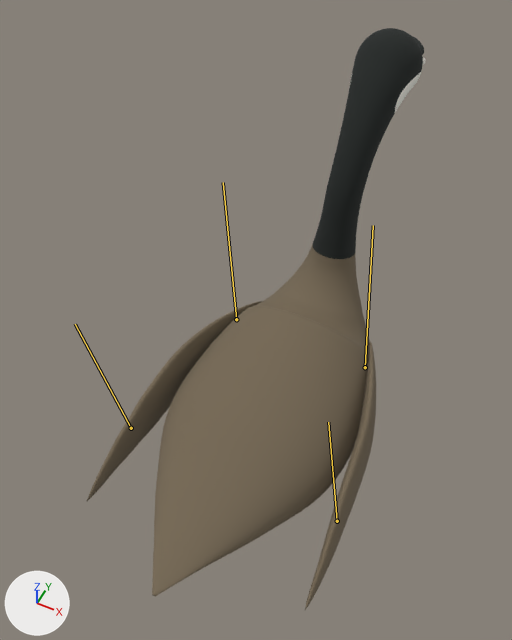
Two versions of the Blender file assets/characters/goose/goose-animated.blend, one commit apart.
Both versions are drawn from a 50 mm camera at (0.422, -1.043, 1.719) aimed at (-0.082, -0.035, 0.46). Lighting does not change. The marker at lower left points along +X, +Y and +Z. The picture after the commit comes second. Both versions are drawn at frame 15 of the action 'wing_flap'; the numbers are the values there. The bones that change are drawn over the model as lines.

The first picture shows 'goose-left-wing', 'goose-right-wing', 'goose-shell'.
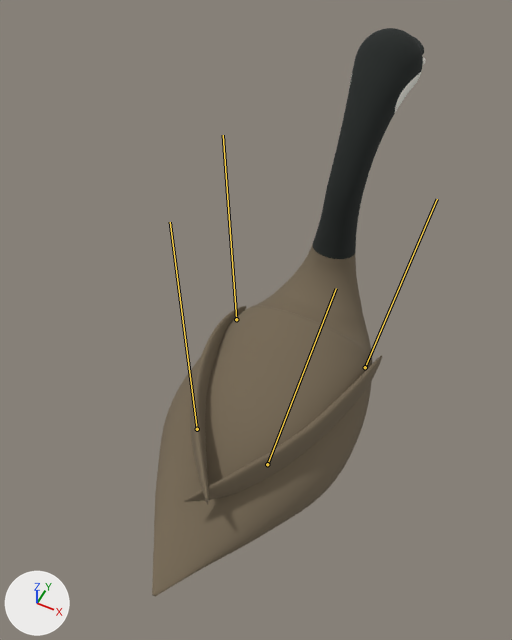
Boxes (x1, y1, x2, y2) around the edits, measured in the pictures (512 x 640 px):
'goose-right-wing', posed (176% wider, 45% shorter)
    before: (305, 341, 376, 610)
    after: (184, 355, 382, 502)
'goose-left-wing', posed (68% narrower)
    before: (87, 301, 262, 501)
    after: (191, 306, 246, 504)
bone 'left_wing', root to tip
    before: (236, 319) to (223, 182)
    after: (236, 319) to (223, 135)
bone 'left_wing_tip', root to tip
    before: (131, 428) to (75, 324)
    after: (197, 429) to (170, 222)
bone 'right_wing', root to tip
    before: (365, 367) to (373, 225)
    after: (365, 367) to (437, 199)
bone 'right_wing_tip', root to tip
    before: (337, 521) to (328, 422)
    after: (267, 464) to (336, 288)

The edits, one by one:
Bone 'left_wing' (bone_left_wing) turns from (8, -13, -4) to (-11, 17, 5) degrees about its own x, y and z.
Bone 'left_wing_tip' (bone_left_wing_tip) turns from (3, -7, -1) to (-2, 4, 1) degrees about its own x, y and z.
Bone 'right_wing' (bone_right_wing) turns from (7, 11, 4) to (-9, -14, -5) degrees about its own x, y and z.
Bone 'right_wing_tip' (bone_right_wing_tip) turns from (3, 7, 1) to (-2, -4, -1) degrees about its own x, y and z.
